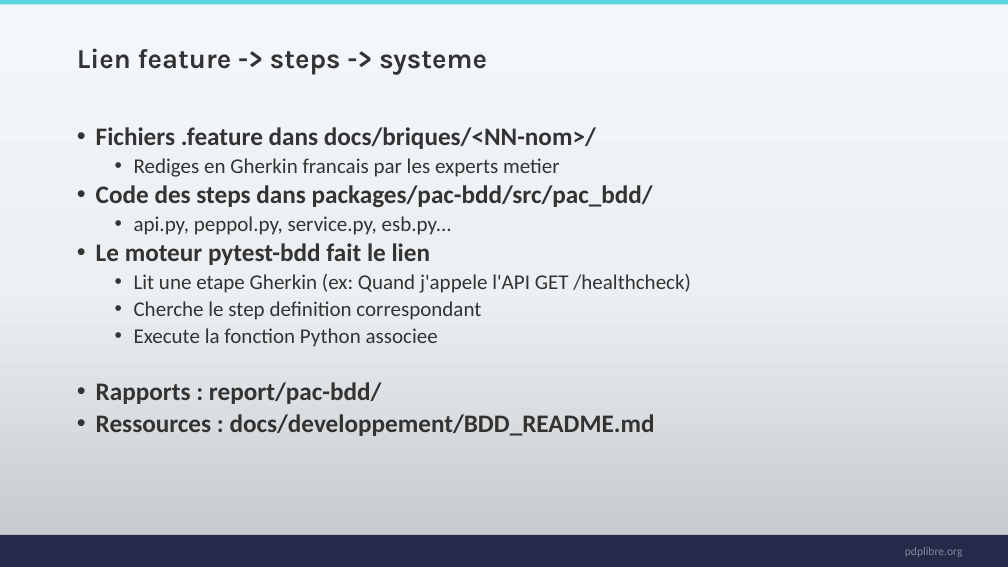
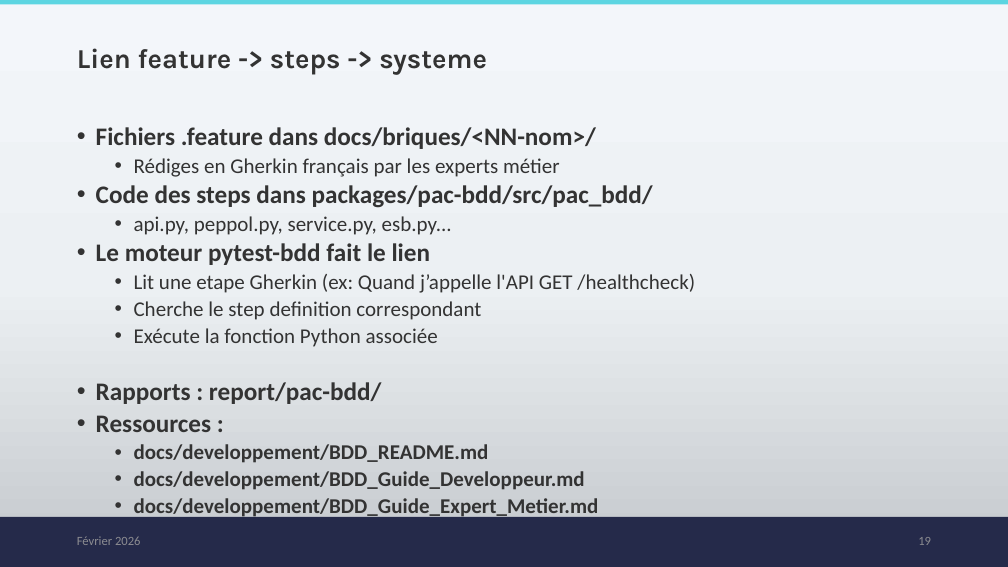
Before and after one commit to PDP-Libre/PA_Communautaire, a slide deck: slide 19 of docs/00_onboarding/onboarding.pptx (slide 18 before the commit). Drawn at 1008x567 pixels with LibreOffice and Linux fonts; fonts in the diff are those of the drawing; background and template pictures are left out. Boxes give left, top, right and bottom in pixels: in the first picture for what was removed or moved away, otherwise in the second. Text is boxed around its words. In the diff, an @@ line names an element or a change of style, - is before the commit and + after.

```diff
--- a/docs/00_onboarding/onboarding.pptx
+++ b/docs/00_onboarding/onboarding.pptx
@@ text at [134,158,560,177]: text changed @@
-  • Rediges en Gherkin francais par les experts metier
+  • Rédiges en Gherkin français par les experts métier
@@ text at [134,274,695,293]: text changed @@
-  • Lit une etape Gherkin (ex: Quand j'appele l'API GET /healthcheck)
+  • Lit une etape Gherkin (ex: Quand j’appelle l'API GET /healthcheck)
@@ text at [134,328,438,347]: text changed @@
-  • Execute la fonction Python associee
+  • Exécute la fonction Python associée
@@ text at [96,415,599,520]: text changed; size 24 to 20 pt @@
-• Ressources : docs/developpement/BDD_README.md
+• Ressources :
+  • docs/developpement/BDD_README.md
+  • docs/developpement/BDD_Guide_Developpeur.md
+  • docs/developpement/BDD_Guide_Expert_Metier.md
@@ rectangle: place and size @@
-rectangle at [0,535,1008,567]
+rectangle at [0,517,1008,567]
@@ text added at [77,536,141,545], 12 pt, text #8D8D92 @@
+Février 2026
@@ page number added at [918,537,931,545], 12 pt, text #8D8D92 @@
+19
@@ text removed at [905,547,963,557] @@
-pdplibre.org
```
Also in this commit, not shown: 40 other slides changed, 1 slide added.
